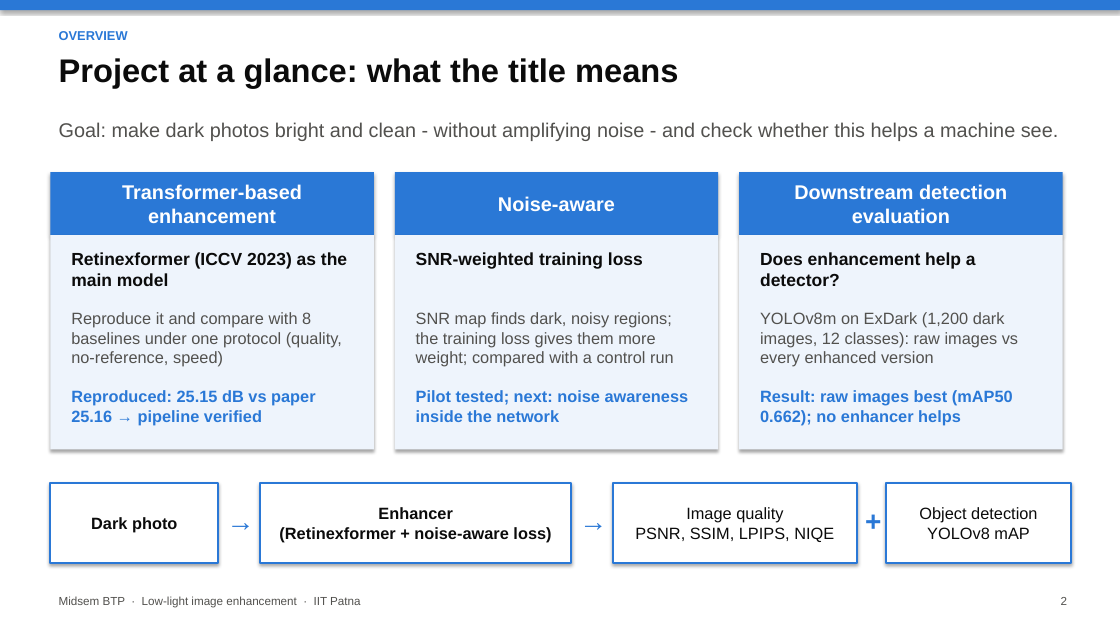
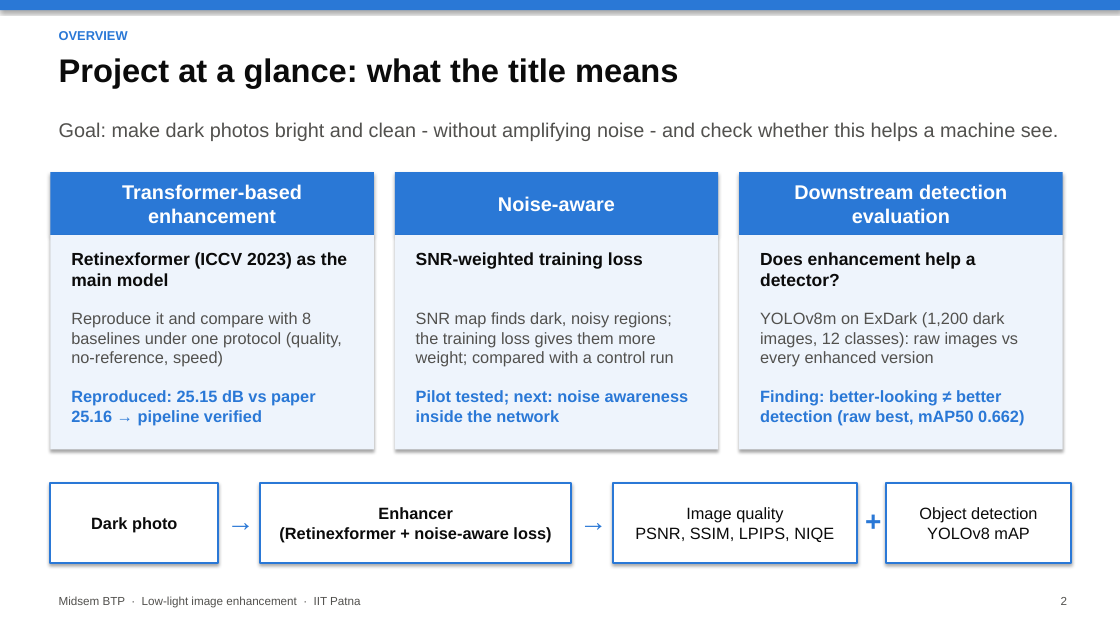
Before and after one commit to Crazycraftie/low-light-enhancement-btp, a slide deck: slide 2 of presentation/midsem.pptx. Drawn at 1120x630 pixels with LibreOffice and Linux fonts; fonts in the diff are those of the drawing. Boxes give left, top, right and bottom in pixels: in the first picture for what was removed or moved away, otherwise in the second. Text is boxed around its words. In the diff, an @@ line names an element or a change of style, - is before the commit and + after.

```diff
--- a/presentation/midsem.pptx
+++ b/presentation/midsem.pptx
@@ text at [760,390,1024,425]: text changed @@
-Result: raw images best (mAP50 0.662); no enhancer helps
+Finding: better-looking ≠ better detection (raw best, mAP50 0.662)
```
Also in this commit, not shown: 5 other slides changed, 7 other files.
